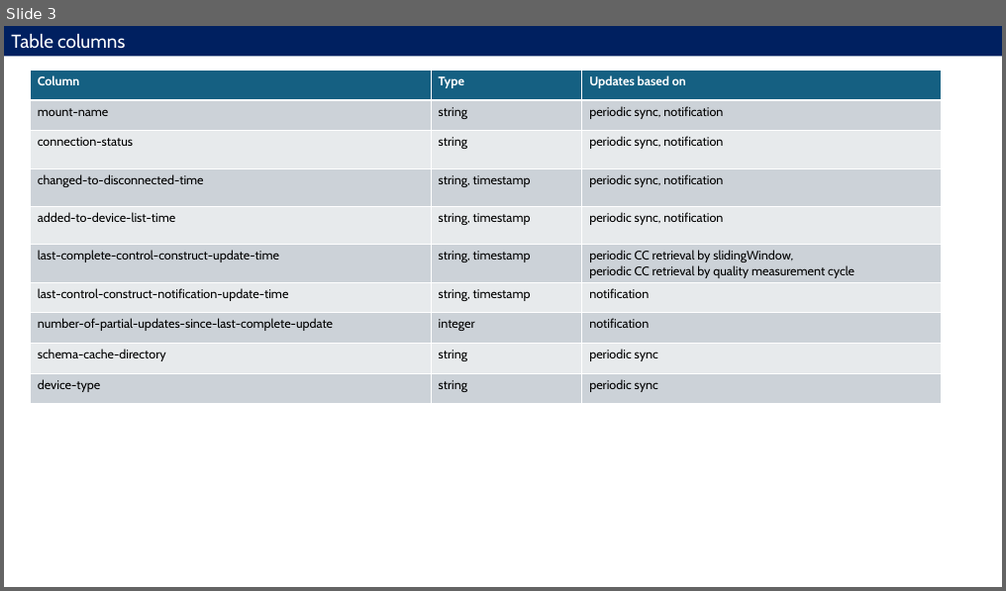
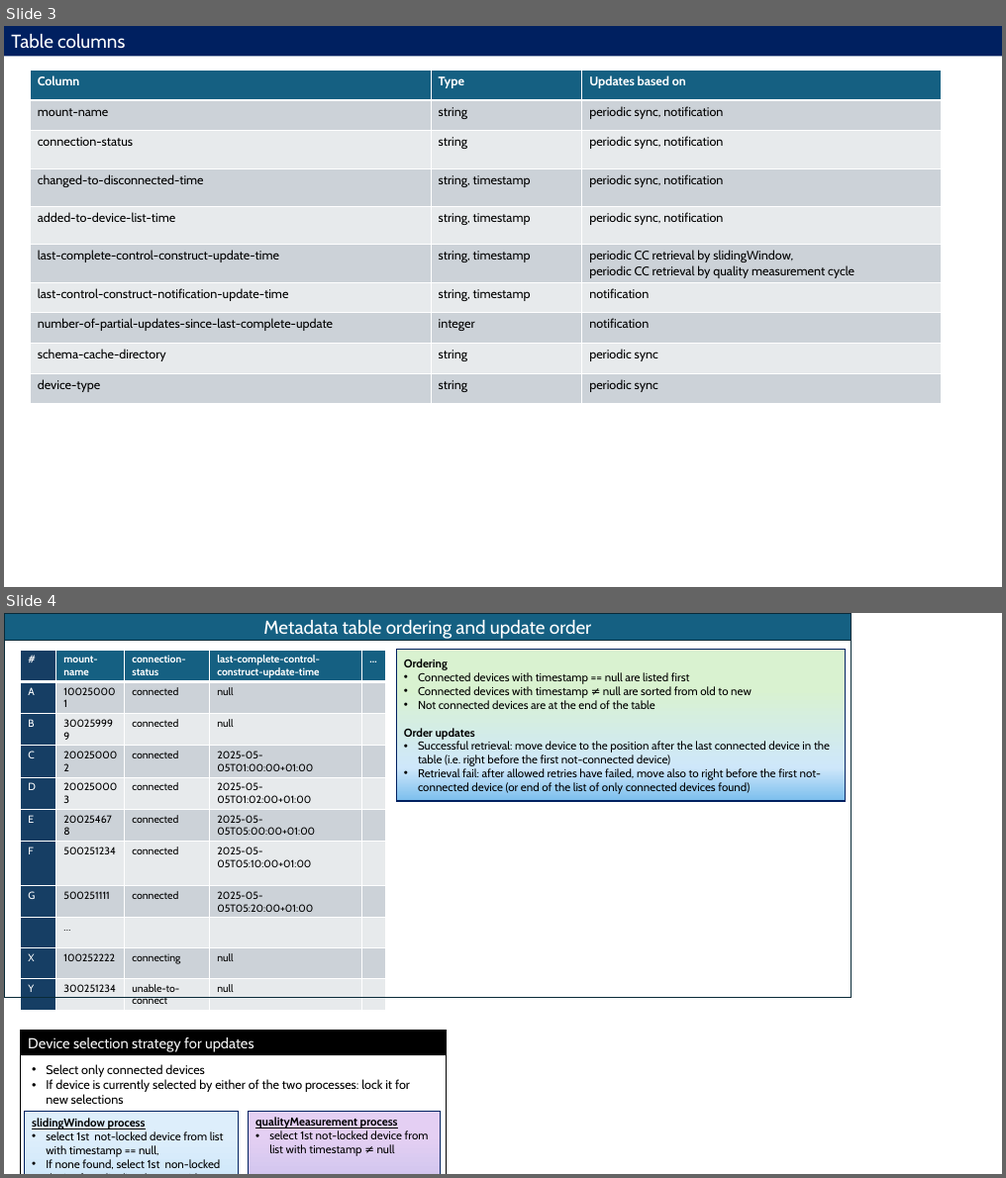
Before and after one commit to openBackhaul/MicroWaveDeviceInventory, a slide deck: spec/additionalDescription/pictures/MetadataTablePics.pptx. Shown one above the other, each under a label of ours: slide 3 before the commit, slides 3 and 4 after it. The pictures are 1006x591 and 1006x1178 pixels, drawn with LibreOffice and Linux fonts; fonts in the diff are those of the drawing. Boxes give left, top, right and bottom in pixels: in the first picture for what was removed or moved away, otherwise in the second. Text is boxed around its words. In the diff, an @@ line names an element or a change of style, - is before the commit and + after.

```diff
--- a/spec/additionalDescription/pictures/MetadataTablePics.pptx
+++ b/spec/additionalDescription/pictures/MetadataTablePics.pptx
@@ slide 4 added at bbox=[4, 613, 1002, 1174], background #FFFFFF @@
@@ rectangle added at bbox=[4, 613, 851, 640], fill #156082, outline #092A39 0.75 pt, 18 pt, text #FFFFFF @@
+Metadata table ordering and update order
@@ rectangle added at bbox=[4, 613, 851, 998], outline #092A39 0.5 pt @@
@@ table added at bbox=[21, 650, 386, 1008], 11 rows, 5 columns @@
+# | mount-name | connection-status | last-complete-control-construct-update-time | …
+A | 100250001 | connected | null | 
+B | 300259999 | connected | null | 
+C | 200250002 | connected | 2025-05-05T01:00:00+01:00 | 
+D | 200250003 | connected | 2025-05-05T01:02:00+01:00 | 
+E | 200254678 | connected | 2025-05-05T05:00:00+01:00 | 
+F | 500251234 | connected | 2025-05-05T05:10:00+01:00 | 
+G | 500251111 | connected | 2025-05-05T05:20:00+01:00 | 
+ | … |  |  | 
+X | 100252222 | connecting | null | 
+Y | 300251234 | unable-to-connect | null | 
@@ rectangle added at bbox=[396, 650, 846, 801], fill gradient #D9F2D0 to #CEE7FA to #7CBEED, outline #002060 1 pt, 11 pt, text #000000 @@
+Ordering
+• Connected devices with timestamp == null are listed first
+• Connected devices with timestamp ≠ null are sorted from old to new
+• Not connected devices are at the end of the table
+Order updates
+• Successful retrieval: move device to the position after the last connected device in the table (i.e. right before the first not-connected device)
+• Retrieval fail: after allowed retries have failed, move also to right before the first not-connected device (or end of the list of only connected devices found)
@@ rectangle added at bbox=[21, 1031, 446, 1057], fill #000000, 14 pt, text #F2F2F2 @@
+Device selection strategy for updates
@@ rectangle added at bbox=[21, 1031, 446, 1174], outline #000000 1 pt @@
@@ text added at bbox=[46, 1064, 410, 1104], 12 pt, text #000000 @@
+• Select only connected devices
+• If device is currently selected by either of the two processes: lock it for new selections
@@ rectangle added at bbox=[24, 1112, 238, 1174], fill gradient #DDEEFB to #CEE7FA to #7CBEED, outline #002060 1 pt @@
@@ rectangle added at bbox=[249, 1112, 441, 1174], fill gradient #E4CFF3 to #CAC2EC to #A99CE0, outline #002060 1 pt @@
@@ text added at bbox=[255, 1117, 429, 1157], 11 pt, text #000000 @@
+qualityMeasurement process
+• select 1st not-locked device from list with timestamp ≠ null
@@ text added at bbox=[32, 1118, 224, 1169], 11 pt, text #000000 @@
+slidingWindow process
+• select 1st not-locked device from list with timestamp == null,
+• If none found, select 1st non-locked device from list (i.e. the one with oldest timestamp)
```
Also in this commit, not shown: 1 other slide added, 3 other files.
